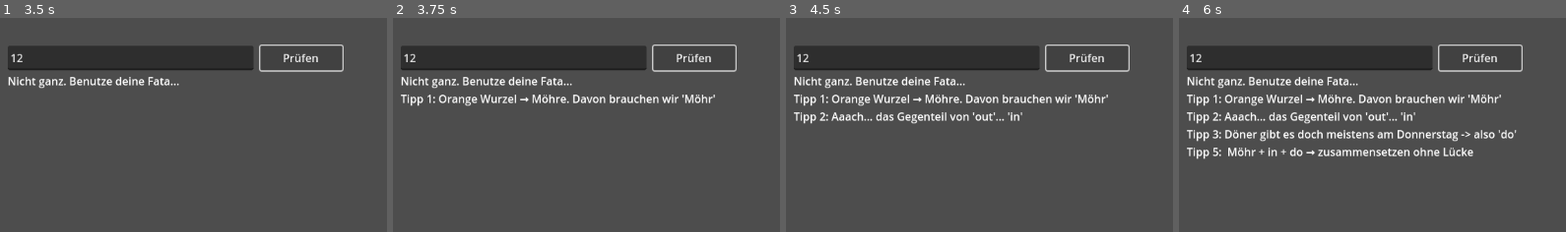
Above: before the commit, frames 1-4 (left to right).
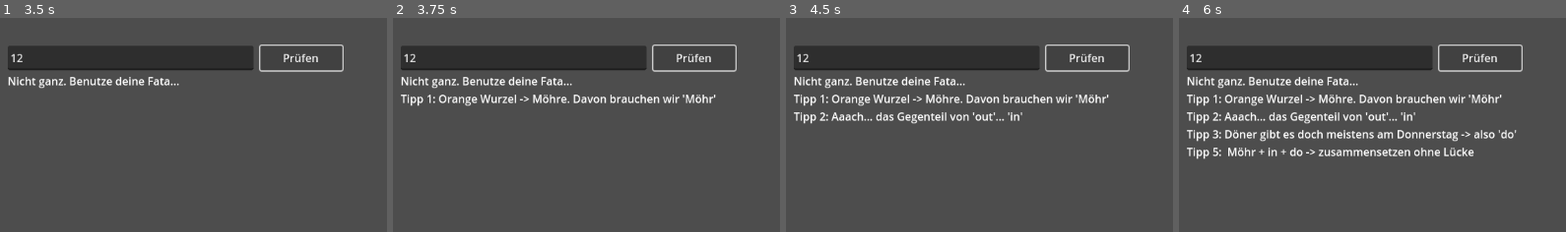
Above: after the commit, the same moments.

Repository: sradke/godot_moehre
Game: Godot game, scene res://scenes/Main.tscn
Two runs of this game, one before a commit and one after it. Both use one fixed random seed, a clock stepped at 60 frames per second and the inputs below.
Inputs (mouse positions are % of the whole screen's width and height, from its top left):
- Up to frame 1 (3.5 s): click "Start" at 0.5 s; click "Weiter zu Rätsel 1" at 1.25 s; click (17, 37) at 2.02 s; type "12" at 2.1 s; click "Prüfen" at 2.75 s
- Up to frame 2 (3.75 s): click "Prüfen" at 3.5 s
- Up to frame 3 (4.5 s): click "Prüfen" at 4.25 s
- Up to frame 4 (6 s): tap Enter at 5 s; tap Space at 5.75 s
The pictures show only the part of the screen within x 0-50%, y 27-77%; the shares and areas given below are measured in that part.

Frame 1 is identical in both runs. In frame 2, 1.1% of the frame differs, in the area x 32-84%, y 35-40%; in frame 3, 1.1%; in frame 4, 1.9%, in the area x 32-84%, y 35-65%.

Commit message:
fix of minor display issue

Diff:
--- a/scripts/Puzzle1.gd
+++ b/scripts/Puzzle1.gd
@@ -24,10 +24,10 @@
 			1:
 				$UI/Feedback.text = "Nicht ganz. Benutze deine Fata..."
 			2:
-				$UI/Feedback.text += "\nTipp 1: Orange Wurzel → Möhre. Davon brauchen wir 'Möhr'"
+				$UI/Feedback.text += "\nTipp 1: Orange Wurzel -> Möhre. Davon brauchen wir 'Möhr'"
 			3:
 				$UI/Feedback.text += "\nTipp 2: Aaach... das Gegenteil von 'out'... 'in'"
 			4:
 				$UI/Feedback.text += "\nTipp 3: Döner gibt es doch meistens am Donnerstag -> also 'do'"
 			5:
-				$UI/Feedback.text += "\nTipp 5:  Möhr + in + do → zusammensetzen ohne Lücke"
+				$UI/Feedback.text += "\nTipp 5:  Möhr + in + do -> zusammensetzen ohne Lücke"
Binary file changed: export_html/Moehre Quest.icon.png
Not shown, changed: export_html/Moehre Quest.html
Not shown, changed: export_html/Moehre Quest.pck
